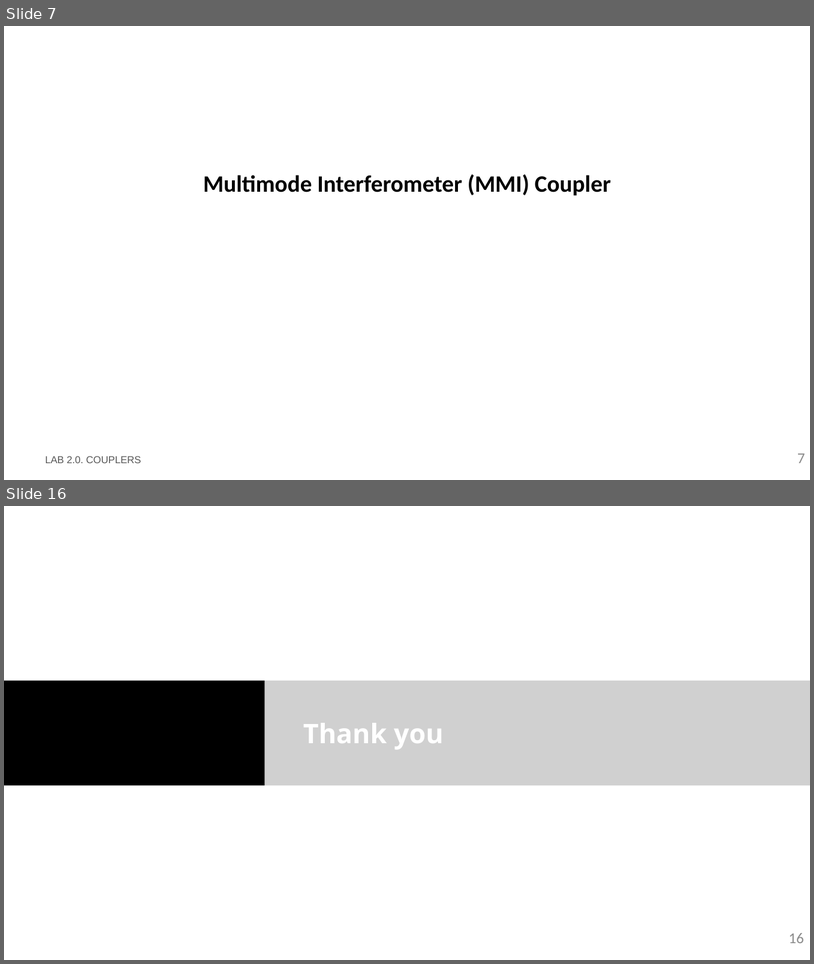
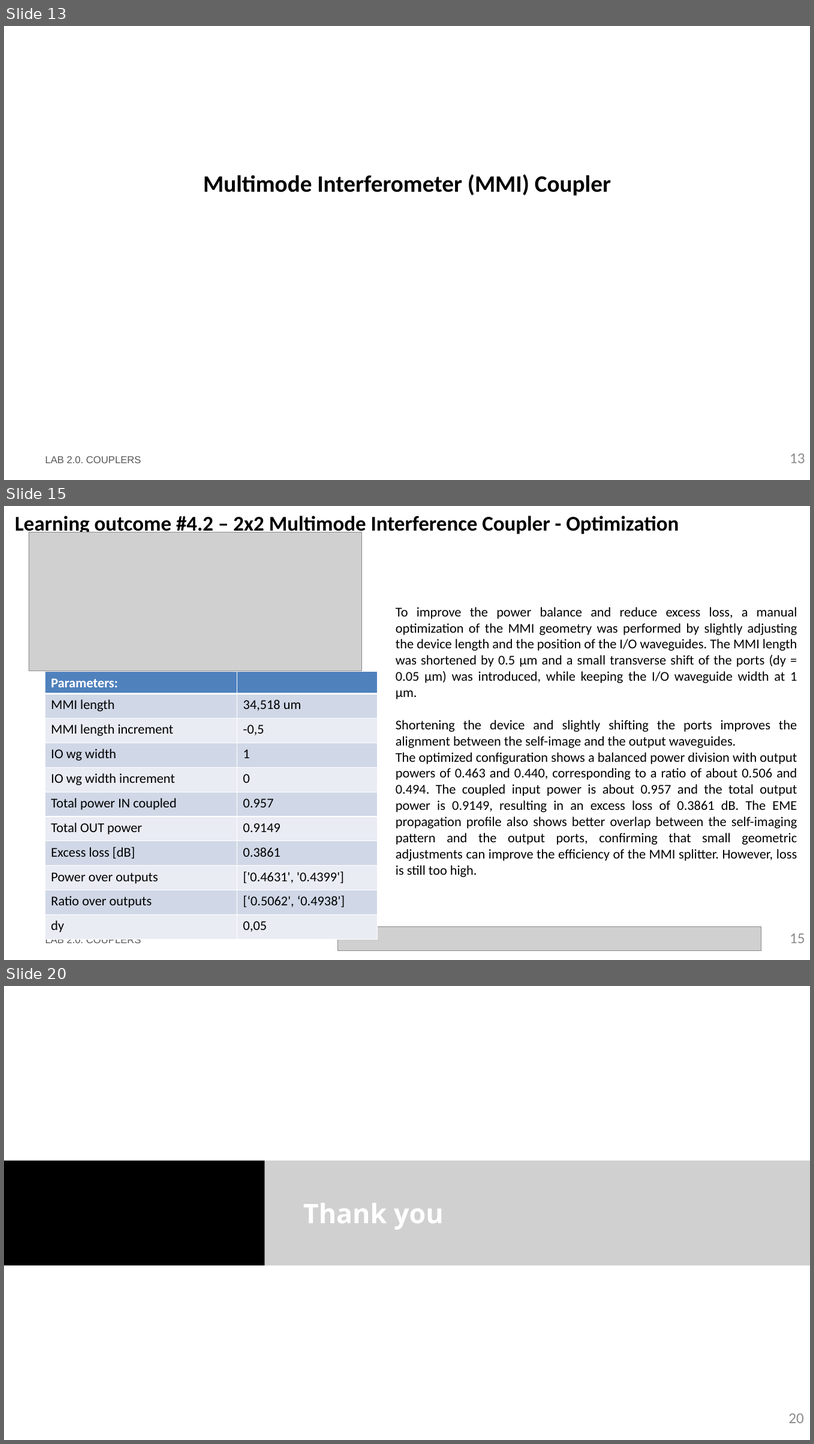
Before and after one commit to mromgar1/pic-upv-lab2, a slide deck: LabBook_20.pptx. Shown one above the other, each under a label of ours: slides 7 and 16 before the commit, slides 13, 15 and 20 after it; the slides between them are not shown. The pictures are 814x964 and 814x1444 pixels, drawn with LibreOffice and Linux fonts; fonts in the diff are those of the drawing; grey boxes stand for pictures; background and template pictures are left out. Boxes give left, top, right and bottom in pixels: in the first picture for what was removed or moved away, otherwise in the second. Text is boxed around its words. In the diff, an @@ line names an element or a change of style, - is before the commit and + after.

```diff
--- a/LabBook_20.pptx
+++ b/LabBook_20.pptx
@@ slide 15 added at (4,506,810,960), background #FFFFFF @@
@@ title added at (15,516,679,536), 25 pt, text #000000, bold @@
+Learning outcome #4.2 – 2x2 Multimode Interference Coupler - Optimization
@@ picture added at (29,532,362,670) @@
@@ text added at (396,607,798,877), 16 pt, text #000000 @@
+To improve the power balance and reduce excess loss, a manual optimization of the MMI geometry was performed by slightly adjusting the device length and the position of the I/O waveguides. The MMI length was shortened by 0.5 µm and a small transverse shift of the ports (dy = 0.05 µm) was introduced, while keeping the I/O waveguide width at 1 µm.
+Shortening the device and slightly shifting the ports improves the alignment between the self-image and the output waveguides.
+The optimized configuration shows a balanced power division with output powers of 0.463 and 0.440, corresponding to a ratio of about 0.506 and 0.494. The coupled input power is about 0.957 and the total output power is 0.9149, resulting in an excess loss of 0.3861 dB. The EME propagation profile also shows better overlap between the self-imaging pattern and the output ports, confirming that small geometric adjustments can improve the efficiency of the MMI splitter. However, loss is still too high.
@@ table added at (45,671,378,939), 11 rows, 2 columns @@
+Parameters: | 
+MMI length | 34,518 um
+MMI length increment | -0,5
+IO wg width | 1
+IO wg width increment | 0
+Total power IN coupled | 0.957
+Total OUT power | 0.9149
+Excess loss [dB] | 0.3861
+Power over outputs | ['0.4631', '0.4399']
+Ratio over outputs | [‘0.5062', ‘0.4938']
+dy | 0,05
@@ picture added at (338,927,762,951) @@
@@ page number added at (790,933,806,943), 18 pt, text #8C8C8C @@
+15
@@ text added at (45,939,141,943), 12 pt, text #585858 @@
+LAB 2.0. COUPLERS
@@ what was slide 7 is now slide 13 @@
@@ page number at (790,453,806,463): text changed @@
-7
+13
@@ what was slide 16 is now slide 20 @@
@@ page number at (789,1413,804,1423): text changed @@
-16
+20
```
Also in this commit, not shown: 4 slides changed, 11 other slides added, 8 slides removed, 1 other file.
